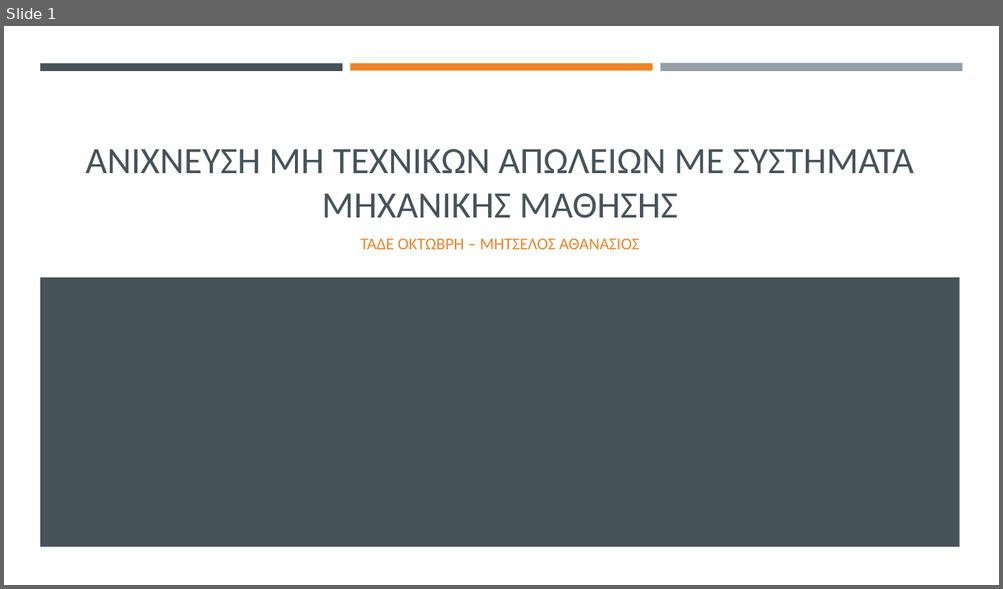
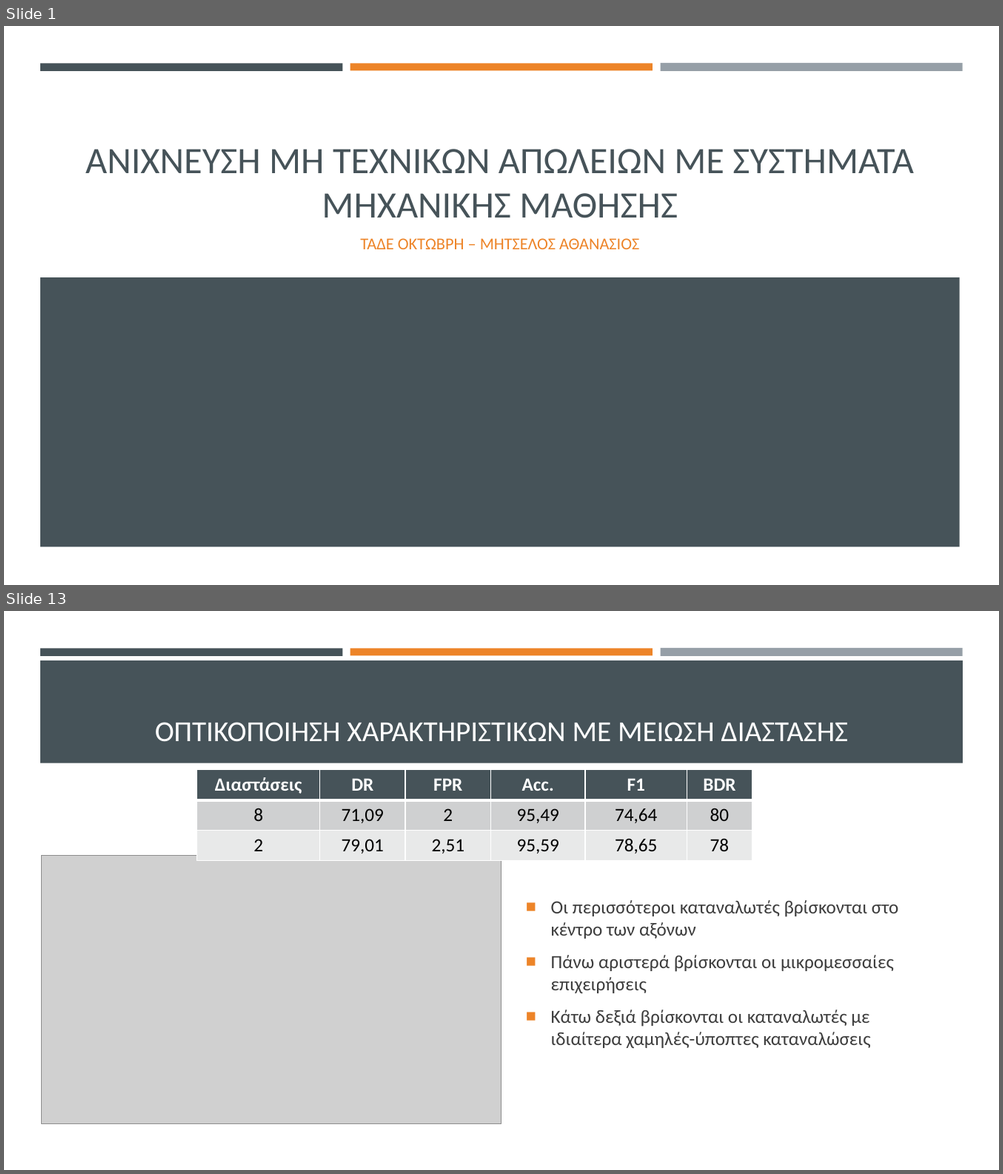
Before and after one commit to thanmitsel/Theft-detection, a slide deck: LateX/Presentation/Ανιχνευση μη τεχνικων απωλειων με συστηματα μηχανικης μαθησης.pptx. Shown one above the other, each under a label of ours: slide 1 before the commit, slides 1 and 13 after it; the slides between them are not shown. The pictures are 1003x589 and 1003x1174 pixels, drawn with LibreOffice and Linux fonts; fonts in the diff are those of the drawing; grey boxes stand for pictures. Boxes give left, top, right and bottom in pixels: in the first picture for what was removed or moved away, otherwise in the second. Text is boxed around its words. In the diff, an @@ line names an element or a change of style, - is before the commit and + after.

```diff
--- a/LateX/Presentation/Ανιχνευση μη τεχνικων απωλειων με συστηματα μηχανικης μαθησης.pptx
+++ b/LateX/Presentation/Ανιχνευση μη τεχνικων απωλειων με συστηματα μηχανικης μαθησης.pptx
@@ slide 13 added at <box>4,611,999,1170</box>, background #FFFFFF; not listed: 3 template elements that a slide beside it also shows @@
@@ rectangle added at <box>40,661,963,763</box>, fill #465359 @@
@@ title added at <box>155,722,848,742</box>, 28 pt, text #FFFFFF @@
+ΟΠΤΙΚΟΠΟΙΗΣΗ ΧΑΡΑΚΤΗΡΙΣΤΙΚΩΝ ΜΕ ΜΕΙΩΣΗ ΔΙΑΣΤΑΣΗΣ
@@ table added at <box>197,770,753,860</box>, 3 rows, 6 columns @@
+Διαστάσεις | DR | FPR | Acc. | F1 | BDR
+8 | 71,09 | 2 | 95,49 | 74,64 | 80
+2 | 79,01 | 2,51 | 95,59 | 78,65 | 78
@@ picture added at <box>41,856,502,1124</box> @@
@@ text added at <box>551,900,898,1048</box>, 18 pt, text #3D3D3D @@
+■ Οι περισσότεροι καταναλωτές βρίσκονται στο κέντρο των αξόνων
+■ Πάνω αριστερά βρίσκονται οι μικρομεσσαίες επιχειρήσεις
+■ Κάτω δεξιά βρίσκονται οι καταναλωτές με ιδιαίτερα χαμηλές-ύποπτες καταναλώσεις
```
Also in this commit, not shown: 11 slides changed, 3 other slides added, 21 other files.
